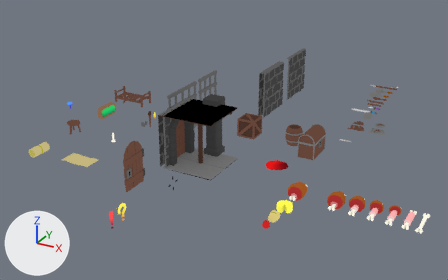
A saved change to the Blender file blender/props.blend.
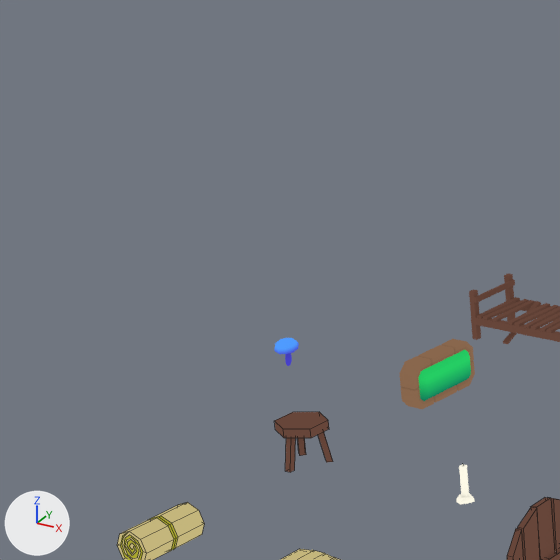
Each version appears first whole from a camera (50 mm lens) standing at (5.32, -9.79, 4.95) and looking at (-0.23, 0.31, -0.1), and next in a close-up on the part from 0% to 31% of the width and 7% to 56% of the height. The lights are fixed; the arrows at lower left show +X, +Y and +Z. The close-ups show mesh edges as thin lines.

In view in the first close-up: 'Bed1', 'Bedroll1', 'Chair1', 'LightGem', 'LightGemHolder', 'LockedDoor1'.
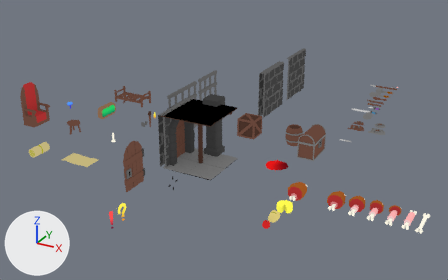
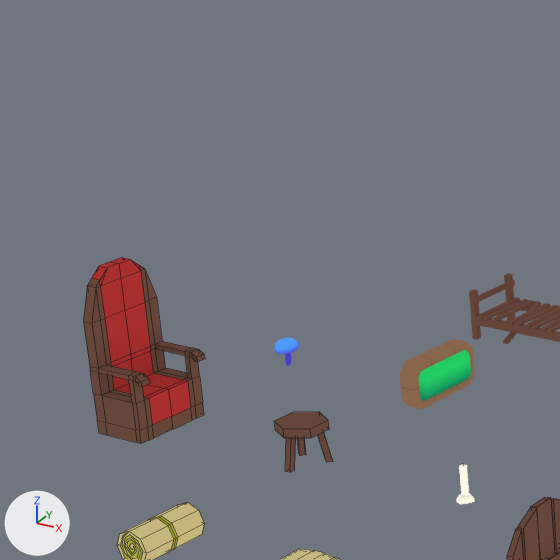
Commit message: Added throne prop

Pixel boxes (x1, y1, x2, y2) of what changed, in the close-ups (560 x 560 px):
'Throne', added
    after: (83, 257, 205, 444)

The change, as a list of edits to the scene's bpy script:
```text
Add me_throne:
    me_throne.from_pydata(...)  # 98 vertices, 97 faces; spans x -0.175..0.172, y 0.0..0.225, z 0.0..0.856
    me_throne.materials.append(mat_previewmaterial)
Add ob_throne:
    ob_throne = bpy.data.objects.new('Throne', me_throne)
    ob_throne.location = (-4.0, -1.0, 0.0)
    _m = ob_throne.modifiers.new('Mirror', 'MIRROR')
    _m.use_axis = (False, True, False)
    _m.use_clip = True
```
